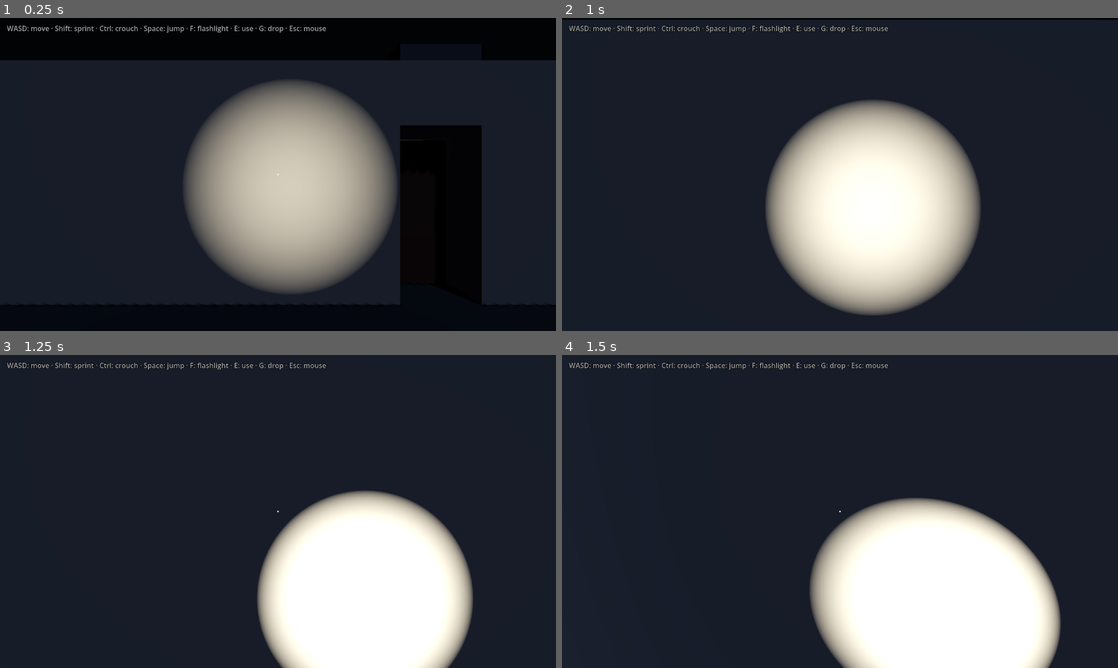
Above: before the commit, frames 1-4 (two rows, left to right).
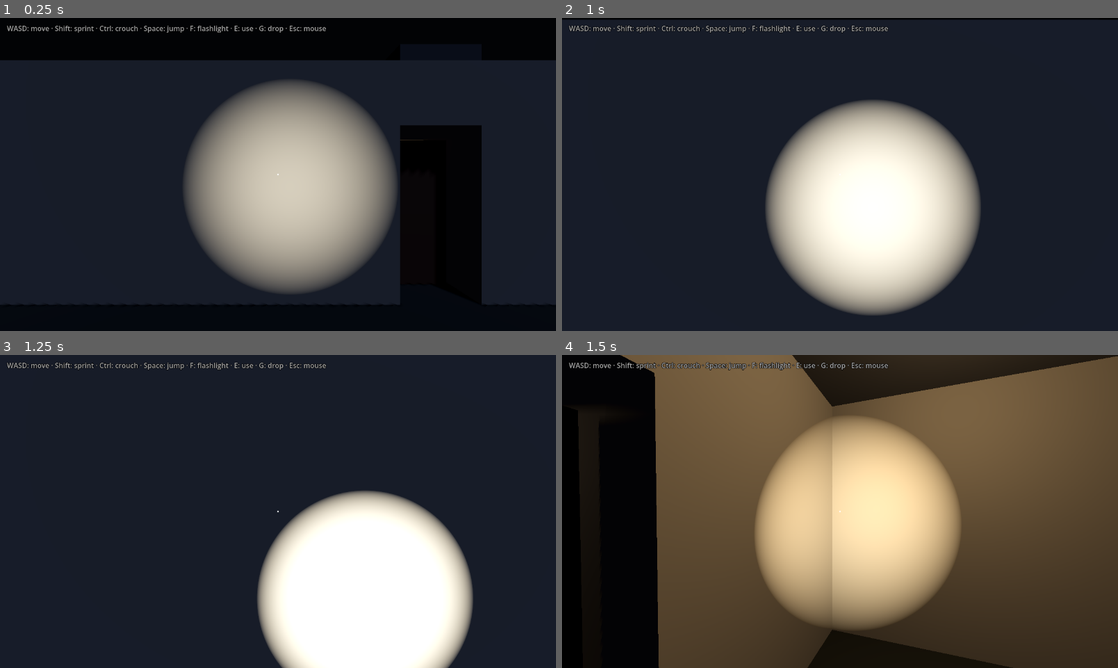
Above: after the commit, the same moments.

Repository: hieutrungg/night-shift
Game: Godot game, scene res://tests/smoke_day1.tscn
The game is run twice, just before and just after one commit, with the same random seed, the same clock (stepped at 60 frames per second) and the same inputs. This scene is started directly instead of the project's main scene.
Inputs (mouse positions are in pixels of both pictures, inside the frame that each line leads up to):
- Up to frame 1 (0.25 s): no input
- Up to frame 2 (1 s): tap Enter at 0.5 s; move the mouse to (867, 174) at 0.52 s; hold W (move_forward) from 0.53 s (still down); tap G (drop) at 0.6 s; tap Space (jump) at 0.77 s; tap E (interact) at 0.8 s
- Up to frame 3 (1.25 s): keep holding W (move_forward)
- Up to frame 4 (1.5 s): keep holding W (move_forward); move the mouse to (812, 511) at 1.27 s; tap E (interact) at 1.35 s

Frames 1-3 are identical in both runs. In frame 4, 95% of the frame differs, in the area x 0-100%, y 0-100%.

Commit message:
feat: day 3 host-authoritative doors and items
Doors and items now go through the host: clients request, the host checks distance and state, then broadcasts the result. Items are spawned by a MultiplayerSpawner, only the host simulates their physics and a synchronizer copies the resting transform. Tests cover far-away refusals and two clients racing for the same item.

Diff:
--- a/core/game_config.gd
+++ b/core/game_config.gd
@@ -8,5 +8,9 @@
 
 const DEFAULT_PORT: int = 7777
 
+## How far (m, from the player's feet) the host accepts a door or item request.
+## Longer than the interact ray to absorb network lag.
+const INTERACT_MAX_DISTANCE: float = 3.5
+
 const DEFAULT_LOCALE: String = "en"
 const SUPPORTED_LOCALES: PackedStringArray = ["en", "vi"]
--- a/features/doors/door.gd
+++ b/features/doors/door.gd
@@ -2,6 +2,8 @@
 extends Node3D
 ## Hinged door. The root sits at the hinge on the floor; the panel extends
 ## along local +X. Rotates the Hinge node to open.
+## The host decides: players ask with request_set_open(), the host checks
+## distance and tells every peer the result.
 
 signal toggled(is_open: bool)
 
@@ -13,6 +15,7 @@
 var _tween: Tween
 
 @onready var _hinge: Node3D = $Hinge
+@onready var _panel: Node3D = $Hinge/Panel
 @onready var _interactable: Interactable = $Hinge/Panel/Interactable
 
 
@@ -21,7 +24,37 @@
 	_update_prompt()
 
 
-func set_open(open: bool) -> void:
+## Asks the host to open or close the door for the local player.
+func request_set_open(open: bool) -> void:
+	_request_set_open.rpc_id(1, open)
+
+
+func get_swing_angle_deg() -> float:
+	return rad_to_deg(_hinge.rotation.y)
+
+
+# The wanted state (not "toggle") is sent so two players pressing at once
+# don't cancel each other out.
+@rpc("any_peer", "call_local", "reliable")
+func _request_set_open(open: bool) -> void:
+	if not multiplayer.is_server():
+		return
+	if open == is_open:
+		return
+	var player := Player.find_by_peer(get_tree(), multiplayer.get_remote_sender_id())
+	if player == null:
+		return
+	if player.global_position.distance_to(_panel.global_position) > GameConfig.INTERACT_MAX_DISTANCE:
+		return
+	_apply_open.rpc(open)
+
+
+@rpc("authority", "call_local", "reliable")
+func _apply_open(open: bool) -> void:
+	_set_open(open)
+
+
+func _set_open(open: bool) -> void:
 	if open == is_open:
 		return
 	is_open = open
@@ -37,12 +70,8 @@
 	toggled.emit(is_open)
 
 
-func get_swing_angle_deg() -> float:
-	return rad_to_deg(_hinge.rotation.y)
-
-
 func _on_interacted(_player: Player) -> void:
-	set_open(not is_open)
+	request_set_open(not is_open)
 
 
 func _update_prompt() -> void:
--- a/features/items/item.gd
+++ b/features/items/item.gd
@@ -1,11 +1,24 @@
 class_name Item
 extends RigidBody3D
-## A loot object. While held it is frozen, has no collision and follows the
-## holder's hold point. Set `data` before adding to the tree.
+## A loot object, spawned by the host through the level's MultiplayerSpawner.
+## The host decides who holds it and runs its physics; clients keep it frozen
+## and copy `synced_transform`. While held it has no collision and every peer
+## moves it to the holder's hold point locally (smoother than syncing it).
+
+const NO_HOLDER: int = 0
+## Caps the drop push a client may ask for.
+const MAX_DROP_PUSH: float = 3.0
 
 @export var data: ItemData
 
-var holder: Player = null
+## Peer id of the player holding this item, or NO_HOLDER.
+var holder_id: int = NO_HOLDER
+## Written by the host while the item is loose; the synchronizer copies it.
+var synced_transform: Transform3D = Transform3D.IDENTITY:
+	set(value):
+		synced_transform = value
+		if is_inside_tree() and not multiplayer.is_server() and holder_id == NO_HOLDER:
+			global_transform = value
 
 var _follow_target: Node3D = null
 var _default_layer: int = 1
@@ -23,31 +36,99 @@
 	_interactable.prompt_subject_key = data.name_key
 	_interactable.condition = _can_be_picked_up_by
 	_interactable.interacted.connect(_on_interacted)
+	if multiplayer.is_server():
+		synced_transform = global_transform
+	else:
+		freeze = true
 
 
 func _physics_process(_delta: float) -> void:
-	if _follow_target != null:
-		global_transform = _follow_target.global_transform
+	if holder_id != NO_HOLDER:
+		if is_instance_valid(_follow_target):
+			global_transform = _follow_target.global_transform
+		return
+	if multiplayer.is_server() and not global_transform.is_equal_approx(synced_transform):
+		synced_transform = global_transform
 
 
-func attach_to(player: Player, follow_target: Node3D) -> void:
-	holder = player
-	_follow_target = follow_target
+func is_held() -> bool:
+	return holder_id != NO_HOLDER
+
+
+## Asks the host to give this item to the local player.
+func request_pick_up() -> void:
+	_request_pick_up.rpc_id(1)
+
+
+## Asks the host to drop this item, placed at `at` and pushed by `push`.
+func request_drop(at: Transform3D, push: Vector3) -> void:
+	_request_drop.rpc_id(1, at, push)
+
+
+## Host only: drop the item where it is, e.g. when its holder disconnects.
+func force_release() -> void:
+	if not multiplayer.is_server() or holder_id == NO_HOLDER:
+		return
+	_release.rpc(global_transform, Vector3.ZERO)
+
+
+@rpc("any_peer", "call_local", "reliable")
+func _request_pick_up() -> void:
+	if not multiplayer.is_server():
+		return
+	var sender := multiplayer.get_remote_sender_id()
+	var player := Player.find_by_peer(get_tree(), sender)
+	# First request wins: a second player asking for the same item is refused here.
+	if player == null or holder_id != NO_HOLDER or player.held_item != null:
+		return
+	if player.global_position.distance_to(global_position) > GameConfig.INTERACT_MAX_DISTANCE:
+		return
+	_set_holder.rpc(sender)
+
+
+@rpc("any_peer", "call_local", "reliable")
+func _request_drop(at: Transform3D, push: Vector3) -> void:
+	if not multiplayer.is_server():
+		return
+	var sender := multiplayer.get_remote_sender_id()
+	if holder_id != sender:
+		return
+	var player := Player.find_by_peer(get_tree(), sender)
+	if player != null and player.global_position.distance_to(at.origin) > GameConfig.INTERACT_MAX_DISTANCE:
+		at.origin = player.get_hold_point().global_position
+	_release.rpc(at, push.limit_length(MAX_DROP_PUSH))
+
+
+@rpc("authority", "call_local", "reliable")
+func _set_holder(peer_id: int) -> void:
+	var player := Player.find_by_peer(get_tree(), peer_id)
+	if player == null:
+		return
+	holder_id = peer_id
+	_follow_target = player.get_hold_point()
 	freeze = true
 	collision_layer = 0
 	_interactable.enabled = false
+	player.set_held_item(self)
 
 
-func detach(at: Transform3D, impulse: Vector3) -> void:
-	holder = null
+@rpc("authority", "call_local", "reliable")
+func _release(at: Transform3D, push: Vector3) -> void:
+	var player := Player.find_by_peer(get_tree(), holder_id)
+	holder_id = NO_HOLDER
 	_follow_target = null
 	global_transform = at
 	collision_layer = _default_layer
+	_interactable.enabled = true
+	if player != null and player.held_item == self:
+		player.set_held_item(null)
+	if not multiplayer.is_server():
+		return
+	synced_transform = at
 	freeze = false
 	linear_velocity = Vector3.ZERO
 	angular_velocity = Vector3.ZERO
-	apply_central_impulse(impulse * mass)
-	_interactable.enabled = true
+	apply_central_impulse(push * mass)
 
 
 func _build_shape() -> void:
@@ -66,8 +147,8 @@
 
 
 func _can_be_picked_up_by(player: Player) -> bool:
-	return holder == null and player.held_item == null
+	return holder_id == NO_HOLDER and player.held_item == null
 
 
-func _on_interacted(player: Player) -> void:
-	player.pick_up(self)
+func _on_interacted(_player: Player) -> void:
+	request_pick_up()
--- a/features/items/item.tscn
+++ b/features/items/item.tscn
@@ -2,6 +2,11 @@
 
 [ext_resource type="Script" path="res://features/items/item.gd" id="1_item"]
 [ext_resource type="Script" path="res://features/interaction/interactable.gd" id="2_interactable"]
+
+[sub_resource type="SceneReplicationConfig" id="SceneReplicationConfig_item"]
+properties/0/path = NodePath(".:synced_transform")
+properties/0/spawn = false
+properties/0/replication_mode = 2
 
 [node name="Item" type="RigidBody3D"]
 freeze_mode = 1
@@ -14,3 +19,6 @@
 [node name="Interactable" type="Node" parent="."]
 script = ExtResource("2_interactable")
 prompt_key = "HUD_PICK_UP"
+
+[node name="Sync" type="MultiplayerSynchronizer" parent="."]
+replication_config = SubResource("SceneReplicationConfig_item")
--- a/features/player/player.gd
+++ b/features/player/player.gd
@@ -7,6 +7,8 @@
 
 signal held_item_changed(item: Item)
 signal interact_prompt_changed(text: String)
+
+const GROUP: StringName = &"players"
 
 @export var walk_speed: float = 3.5
 @export var sprint_speed: float = 6.0
@@ -45,6 +47,7 @@
 
 
 func _enter_tree() -> void:
+	add_to_group(GROUP)
 	var peer_id := get_peer_id()
 	if peer_id > 0:
 		set_multiplayer_authority(peer_id)
@@ -91,6 +94,15 @@
 	_update_interact_prompt()
 
 
+## Finds the player node of a peer, or null (left, not spawned yet).
+static func find_by_peer(tree: SceneTree, peer_id: int) -> Player:
+	for node in tree.get_nodes_in_group(GROUP):
+		var player := node as Player
+		if player != null and player.get_peer_id() == peer_id and not player.is_queued_for_deletion():
+			return player
+	return null
+
+
 func get_peer_id() -> int:
 	return String(name).to_int()
 
@@ -107,19 +119,22 @@
 	return _flashlight.visible
 
 
-func pick_up(item: Item) -> void:
-	if held_item != null or item.holder != null:
+func get_hold_point() -> Node3D:
+	return _hold_point
+
+
+## Called by Item on every peer once the host has decided who holds it.
+func set_held_item(item: Item) -> void:
+	if held_item == item:
 		return
 	held_item = item
-	item.attach_to(self, _hold_point)
 	held_item_changed.emit(item)
 
 
+## Asks the host to drop the held item in front of the camera.
 func drop_held_item() -> void:
 	if held_item == null:
 		return
-	var item := held_item
-	held_item = null
 	var forward := -_camera.global_basis.z
 	var distance := drop_distance
 	# Don't push the item through a wall we are standing against.
@@ -127,8 +142,7 @@
 		var hit_distance := _camera.global_position.distance_to(_interact_ray.get_collision_point())
 		distance = minf(distance, maxf(hit_distance - 0.25, 0.1))
 	var drop_transform := Transform3D(global_basis, _camera.global_position + forward * distance)
-	item.detach(drop_transform, forward * drop_push)
-	held_item_changed.emit(null)
+	held_item.request_drop(drop_transform, forward * drop_push)
 
 
 func _setup_local() -> void:
--- a/levels/greybox_level.gd
+++ b/levels/greybox_level.gd
@@ -30,6 +30,8 @@
 var _hud: Hud = null
 var _players_root: Node3D
 var _player_spawner: MultiplayerSpawner
+var _items_root: Node3D
+var _item_spawner: MultiplayerSpawner
 var _doors: Array[Door] = []
 var _items: Array[Item] = []
 var _player_spawns: Array[Vector3] = []
@@ -52,8 +54,11 @@
 	_geometry.name = "Geometry"
 	add_child(_geometry)
 	_build()
-	_spawn_items()
+	_setup_item_spawning()
 	_setup_player_spawning()
+	if multiplayer.is_server():
+		Net.all_players_loaded.connect(_on_all_players_loaded, CONNECT_ONE_SHOT)
+		Net.player_left.connect(_on_player_left)
 	Net.report_level_loaded()
 
 
@@ -77,6 +82,11 @@
 
 func get_items() -> Array[Item]:
 	return _items
+
+
+## Items are named by spawn index, the same on every peer.
+func get_item(index: int) -> Item:
+	return _items_root.get_node_or_null(NodePath("Item_%d" % index)) as Item
 
 
 func get_player_spawns() -> Array[Vector3]:
@@ -277,23 +287,18 @@
 	return body
 
 
-func _spawn_items() -> void:
-	var pool := _get_item_pool()
-	if pool.is_empty():
-		return
-	var rng := RandomNumberGenerator.new()
-	rng.seed = item_seed
-	var items_root := Node3D.new()
-	items_root.name = "Items"
-	add_child(items_root)
-	for index in _item_spawns.size():
-		var spawn := _item_spawns[index]
-		var item := ITEM_SCENE.instantiate() as Item
-		item.name = "Item_%d" % index
-		item.data = pool[rng.randi_range(0, pool.size() - 1)]
-		item.position = spawn
-		items_root.add_child(item)
-		_items.append(item)
+## Items live under "Items". The host spawns them; the spawner builds the same
+## item on every client from a small dictionary (index, kind, position).
+func _setup_item_spawning() -> void:
+	_items_root = Node3D.new()
+	_items_root.name = "Items"
+	add_child(_items_root)
+	_item_spawner = MultiplayerSpawner.new()
+	_item_spawner.name = "ItemSpawner"
+	add_child(_item_spawner)
+	_item_spawner.spawn_path = _item_spawner.get_path_to(_items_root)
+	_item_spawner.spawn_function = _create_item
+	_items_root.child_entered_tree.connect(_on_item_entered)
 
 
 ## Players live under "Players"; the host adds them and the spawner copies
@@ -308,9 +313,46 @@
 	_player_spawner.spawn_path = _player_spawner.get_path_to(_players_root)
 	_player_spawner.add_spawnable_scene(PLAYER_SCENE.resource_path)
 	_players_root.child_entered_tree.connect(_on_player_entered)
-	if multiplayer.is_server():
-		Net.all_players_loaded.connect(_spawn_all_players, CONNECT_ONE_SHOT)
-		Net.player_left.connect(_despawn_player)
+
+
+func _on_all_players_loaded() -> void:
+	_spawn_all_items()
+	_spawn_all_players()
+
+
+func _spawn_all_items() -> void:
+	if not multiplayer.is_server():
+		return
+	var pool := _get_item_pool()
+	if pool.is_empty():
+		return
+	var rng := RandomNumberGenerator.new()
+	rng.seed = item_seed
+	for index in _item_spawns.size():
+		_item_spawner.spawn({
+			"index": index,
+			"kind": rng.randi_range(0, pool.size() - 1),
+			"position": _item_spawns[index],
+		})
+
+
+func _create_item(spawn_data: Variant) -> Node:
+	var info: Dictionary = spawn_data
+	var index: int = info["index"]
+	var kind: int = info["kind"]
+	var spawn_position: Vector3 = info["position"]
+	var pool := _get_item_pool()
+	var item := ITEM_SCENE.instantiate() as Item
+	item.name = "Item_%d" % index
+	item.data = pool[clampi(kind, 0, pool.size() - 1)]
+	item.position = spawn_position
+	return item
+
+
+func _on_item_entered(node: Node) -> void:
+	var item := node as Item
+	if item != null:
+		_items.append(item)
 
 
 func _spawn_all_players() -> void:
@@ -329,7 +371,10 @@
 		_players_root.add_child(player, true)
 
 
-func _despawn_player(peer_id: int) -> void:
+func _on_player_left(peer_id: int) -> void:
+	for item in _items:
+		if is_instance_valid(item) and item.holder_id == peer_id:
+			item.force_release()
 	var player := _players_root.get_node_or_null(str(peer_id))
 	if player != null:
 		player.queue_free()
--- a/tests/net_smoke.gd
+++ b/tests/net_smoke.gd
@@ -14,6 +14,14 @@
 const ADDRESS: String = "127.0.0.1"
 const CLIENT_SHIFT: float = 3.0
 const EXTRA_ATTEMPT_WAIT_SEC: float = 8.0
+## Gives the host time to check movement before clients start teleporting.
+const CONTEST_START_DELAY_SEC: float = 3.0
+## Lets a teleported position reach the host before a request is sent.
+const POSITION_SETTLE_SEC: float = 1.0
+## C1 and C2 both grab this item; C3 asks for FAR_ITEM from outside.
+const CONTEST_ITEM: int = 0
+const FAR_ITEM: int = 14
+const CONTENDERS: PackedStringArray = ["C1", "C2"]
 
 var _failures: int = 0
 var _role: String = ""
@@ -67,8 +75,26 @@
 	_check(spawned, "host sees %d players (has %d)" % [GameConfig.MAX_PLAYERS, _level_players().size()])
 	var moved := await _wait_until(_all_clients_moved, 15.0)
 	_check(moved, "every client's movement reached the host")
+	await _run_host_contest()
 	# Let clients finish their own checks before the host leaves.
 	await _seconds(3.0)
+
+
+func _run_host_contest() -> void:
+	var level := get_tree().current_scene as GreyboxLevel
+	var item := level.get_item(CONTEST_ITEM)
+	var door := level.get_doors()[0]
+	var taken := await _wait_until(func() -> bool: return item.is_held() and door.is_open, 20.0)
+	_check(taken, "contested item taken and door opened by clients")
+	_check(_is_contender(item.holder_id), "item went to one contender (holder %d)" % item.holder_id)
+	var holders := 0
+	for player in level.get_players():
+		if player.held_item == item:
+			holders += 1
+	_check(holders == 1, "exactly one player holds the item (got %d)" % holders)
+	_check(not level.get_item(FAR_ITEM).is_held(), "far pick-up was refused")
+	var released := await _wait_until(func() -> bool: return not item.is_held(), 15.0)
+	_check(released, "winner dropped the item")
 
 
 func _run_client() -> void:
@@ -87,8 +113,42 @@
 		if other != me and other.is_multiplayer_authority():
 			_check(false, "client must not control player %s" % other.name)
 	me.global_position.x += CLIENT_SHIFT
+	await _seconds(CONTEST_START_DELAY_SEC)
+	await _run_client_contest(me)
 	var host_left := await _wait_until(func() -> bool: return not Net.is_online(), 60.0)
 	_check(host_left, "host ended the session")
+
+
+func _run_client_contest(me: Player) -> void:
+	var level := get_tree().current_scene as GreyboxLevel
+	var item := level.get_item(CONTEST_ITEM)
+	var door := level.get_doors()[0]
+	if _player_name in CONTENDERS:
+		# Two spots next to the item so the contenders don't overlap.
+		var offset := Vector3(1.5, 0.0, 1.0) if _player_name == CONTENDERS[0] else Vector3(1.0, 0.0, 2.0)
+		_teleport(me, Vector3(item.global_position.x, 0.1, item.global_position.z) + offset)
+		await _seconds(POSITION_SETTLE_SEC)
+		item.request_pick_up()
+	else:
+		var far_item := level.get_item(FAR_ITEM)
+		far_item.request_pick_up()
+		_teleport(me, door.global_position + Vector3(1.5, 0.1, 0.5))
+		await _seconds(POSITION_SETTLE_SEC)
+		door.request_set_open(true)
+		await _seconds(POSITION_SETTLE_SEC)
+		_check(not far_item.is_held(), "host refused a far pick-up")
+
+	var settled := await _wait_until(func() -> bool: return item.is_held() and door.is_open, 15.0)
+	_check(settled, "sees the contested item taken and the door open")
+	var winner := item.holder_id
+	_check(_is_contender(winner), "item went to one contender (holder %d)" % winner)
+	var i_won := winner == me.get_peer_id()
+	_check((me.held_item == item) == i_won, "local held item matches the host's decision")
+	if i_won:
+		await _seconds(POSITION_SETTLE_SEC)
+		me.drop_held_item()
+	var released := await _wait_until(func() -> bool: return not item.is_held(), 15.0)
+	_check(released and me.held_item == null, "item released on this peer")
 
 
 func _run_extra() -> void:
@@ -116,6 +176,16 @@
 	return true
 
 
+func _is_contender(peer_id: int) -> bool:
+	var player_name: String = Net.players.get(peer_id, "")
+	return player_name in CONTENDERS
+
+
+func _teleport(player: Player, at: Vector3) -> void:
+	player.global_position = at
+	player.velocity = Vector3.ZERO
+
+
 func _level_players() -> Array[Player]:
 	var level := get_tree().current_scene as GreyboxLevel
 	if level == null or not level.is_node_ready():
--- a/tests/smoke_day1.gd
+++ b/tests/smoke_day1.gd
@@ -1,5 +1,5 @@
 extends Node
-## Headless smoke test for day 1. Run from the project folder:
+## Headless single-player smoke test (offline peer acts as host). Run from the project folder:
 ##   godot --headless --path . res://tests/smoke_day1.tscn
 ## Prints PASS/FAIL per check and exits with code 0 only if all pass.
 
@@ -34,8 +34,8 @@
 	_check(level.get_items().size() == 15, "15 items spawned (got %d)" % level.get_items().size())
 
 	await _check_walking(player)
-	await _check_door(level.get_doors()[0])
-	await _check_item(player, level.get_items()[0])
+	await _check_door(player, level.get_doors()[0])
+	await _check_item(player, level.get_item(0), level.get_item(14))
 	_check_flashlight(player)
 
 
@@ -56,44 +56,53 @@
 	_check(moved > 1.0, "player walks forward (moved %.2f m)" % moved)
 
 
-func _check_door(door: Door) -> void:
-	door.set_open(true)
+func _check_door(player: Player, door: Door) -> void:
+	door.request_set_open(true)
+	await _physics_frames(10)
+	_check(not door.is_open, "host refuses a door request from far away")
+	_teleport(player, door.global_position + Vector3(1.5, 0.1, 0.5))
+	await _physics_frames(5)
+	door.request_set_open(true)
 	await _physics_frames(45)
 	_check(door.is_open and door.get_swing_angle_deg() > 80.0,
 		"door opens (angle %.1f)" % door.get_swing_angle_deg())
-	door.set_open(false)
+	door.request_set_open(false)
 	await _physics_frames(45)
 	_check(not door.is_open and absf(door.get_swing_angle_deg()) < 1.0, "door closes")
 
 
-func _check_item(player: Player, item: Item) -> void:
-	player.pick_up(item)
+func _check_item(player: Player, item: Item, far_item: Item) -> void:
+	item.request_pick_up()
 	await _physics_frames(5)
-	var hold_point := player.get_node(^"Head/Camera3D/HoldPoint") as Node3D
-	_check(player.held_item == item and item.freeze, "item picked up and frozen")
+	_check(not item.is_held(), "host refuses a pick-up from far away")
+	var spot := item.global_position
+	_teleport(player, Vector3(spot.x + 1.5, 0.1, spot.z + 1.0))
+	await _physics_frames(5)
+	item.request_pick_up()
+	await _physics_frames(5)
+	var hold_point := player.get_hold_point()
+	_check(player.held_item == item and item.freeze and item.holder_id == player.get_peer_id(),
+		"item picked up and frozen")
 	_check(item.global_position.distance_to(hold_point.global_position) < 0.05, "held item follows hold point")
-	player.pick_up(_find_other_item(item))
-	_check(player.held_item == item, "cannot hold two items")
+	far_item.request_pick_up()
+	await _physics_frames(5)
+	_check(player.held_item == item and not far_item.is_held(), "cannot hold two items")
 	player.drop_held_item()
 	await _physics_frames(60)
-	_check(player.held_item == null and not item.freeze and item.holder == null, "item dropped")
+	_check(player.held_item == null and not item.freeze and not item.is_held(), "item dropped")
 	_check(item.global_position.y > -0.5, "dropped item stays above ground")
+	_check(item.synced_transform.is_equal_approx(item.global_transform), "host publishes the resting transform")
+
+
+func _teleport(player: Player, at: Vector3) -> void:
+	player.global_position = at
+	player.velocity = Vector3.ZERO
 
 
 func _check_flashlight(player: Player) -> void:
 	var was_on := player.is_flashlight_on()
 	player.toggle_flashlight()
 	_check(player.is_flashlight_on() != was_on, "flashlight toggles")
-
-
-## Returns some other item so the two-item guard can be tested.
-func _find_other_item(current: Item) -> Item:
-	var items_root := current.get_parent()
-	for child in items_root.get_children():
-		var other := child as Item
-		if other != null and other != current:
-			return other
-	return current
 
 
 func _physics_frames(count: int) -> void:
Not shown, changed: docs/CONVENTIONS.md
